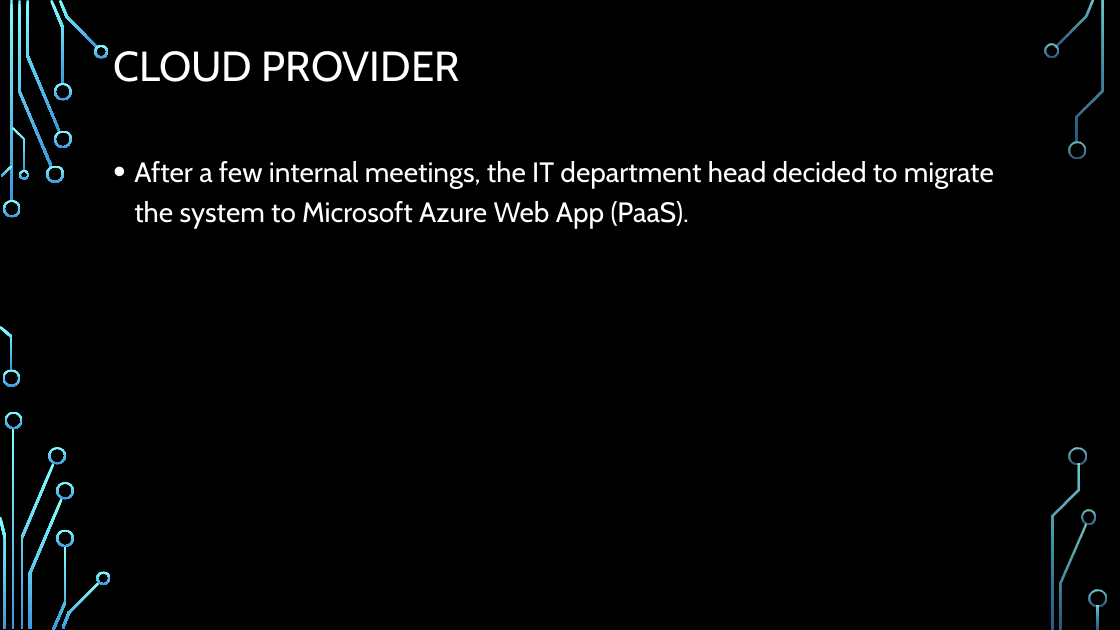
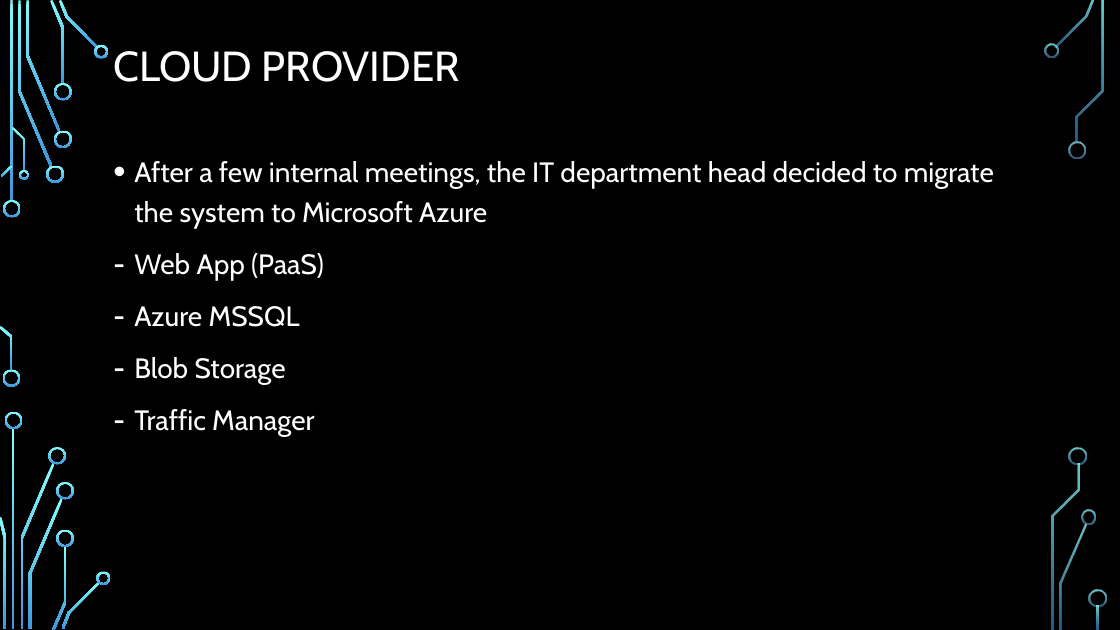
Before and after one commit to chenghao1983/c6c1d99d-502e-4a47-b8f5-35181e48b4fa_PT4, a slide deck: slide 4 of Doc/Active Learning on the Cloud - PT4.pptx. Drawn at 1120x630 pixels with LibreOffice and Linux fonts; fonts in the diff are those of the drawing; background and template pictures are left out. Boxes give left, top, right and bottom in pixels: in the first picture for what was removed or moved away, otherwise in the second. Text is boxed around its words. In the diff, an @@ line names an element or a change of style, - is before the commit and + after.

Commit message:
- updated PPT

```diff
--- a/Doc/Active Learning on the Cloud - PT4.pptx
+++ b/Doc/Active Learning on the Cloud - PT4.pptx
@@ text at box(134, 161, 994, 437): text changed @@
-• After a few internal meetings, the IT department head decided to migrate the system to Microsoft Azure Web App (PaaS).
+• After a few internal meetings, the IT department head decided to migrate the system to Microsoft Azure
+– Web App (PaaS)
+– Azure MSSQL
+– Blob Storage
+– Traffic Manager
```
Also in this commit, not shown: 2 other slides changed.
